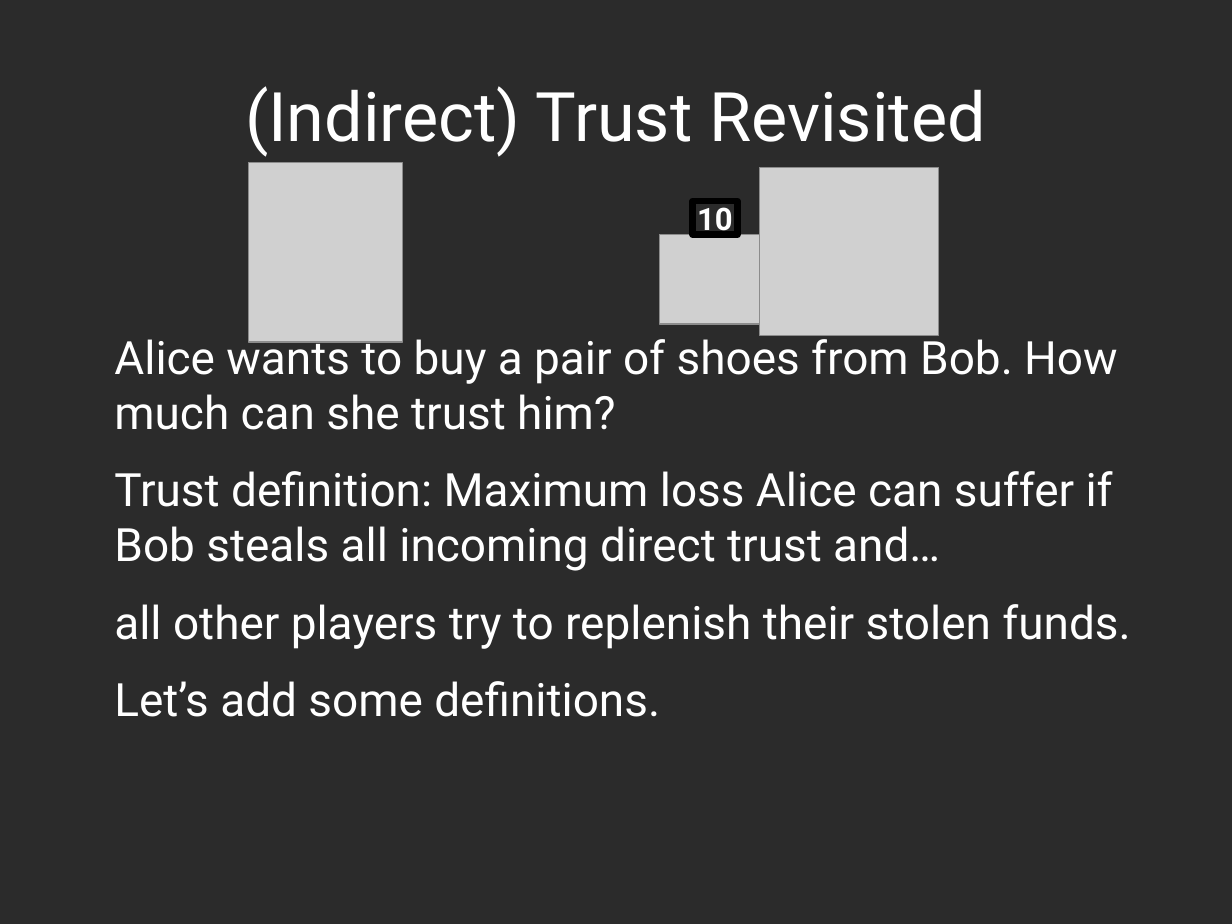
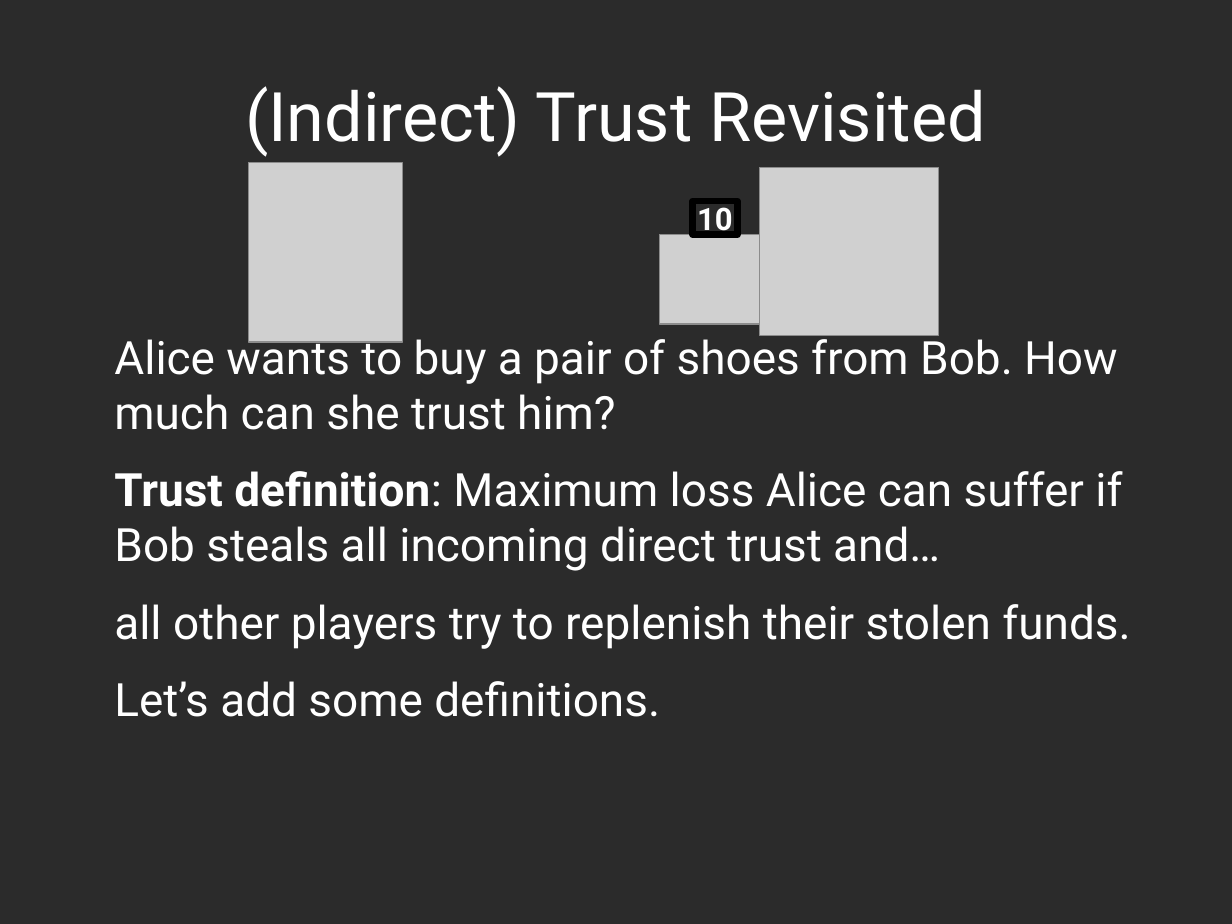
Before and after one commit to decrypto-org/TrustIsRisk, a slide deck: slide 15 of presentations/AtheCrypt10-1-2017/AtheCrypt10-1-2017.odp (slide 13 before the commit). Drawn at 1232x924 pixels with LibreOffice and Linux fonts; fonts in the diff are those of the drawing; grey boxes stand for pictures; background and template pictures are left out; a plain dark background stands for a picture behind light text. Boxes give left, top, right and bottom in pixels: in the first picture for what was removed or moved away, otherwise in the second. Text is boxed around its words. In the diff, an @@ line names an element or a change of style, - is before the commit and + after.

```diff
--- a/presentations/AtheCrypt10-1-2017/AtheCrypt10-1-2017.odp
+++ b/presentations/AtheCrypt10-1-2017/AtheCrypt10-1-2017.odp
@@ text at bbox=[114, 471, 1122, 571]: bold on in "Trust definition:" @@
```
Also in this commit, not shown: 8 other slides changed, 2 slides added, 3 other files.
